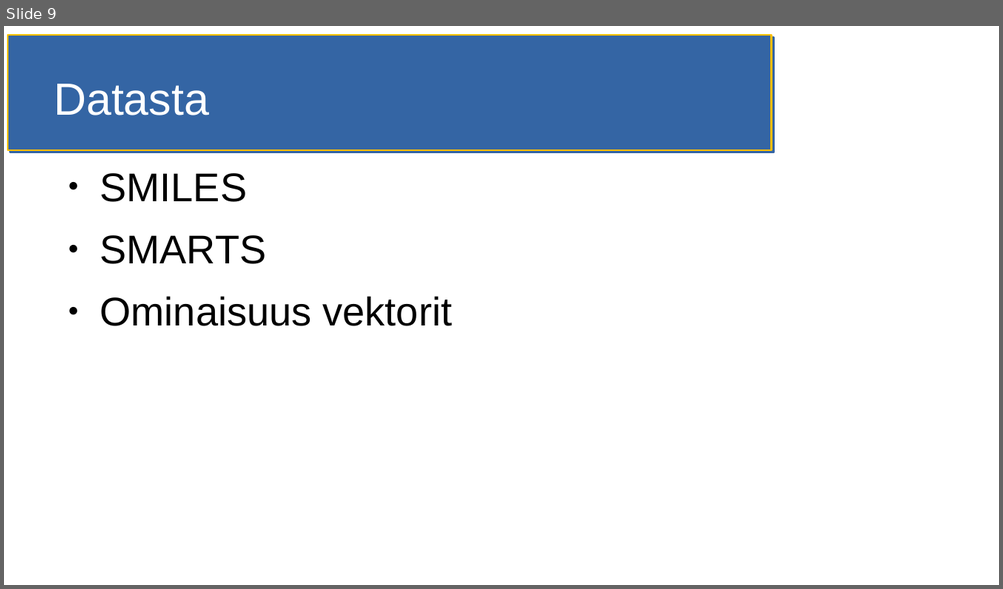
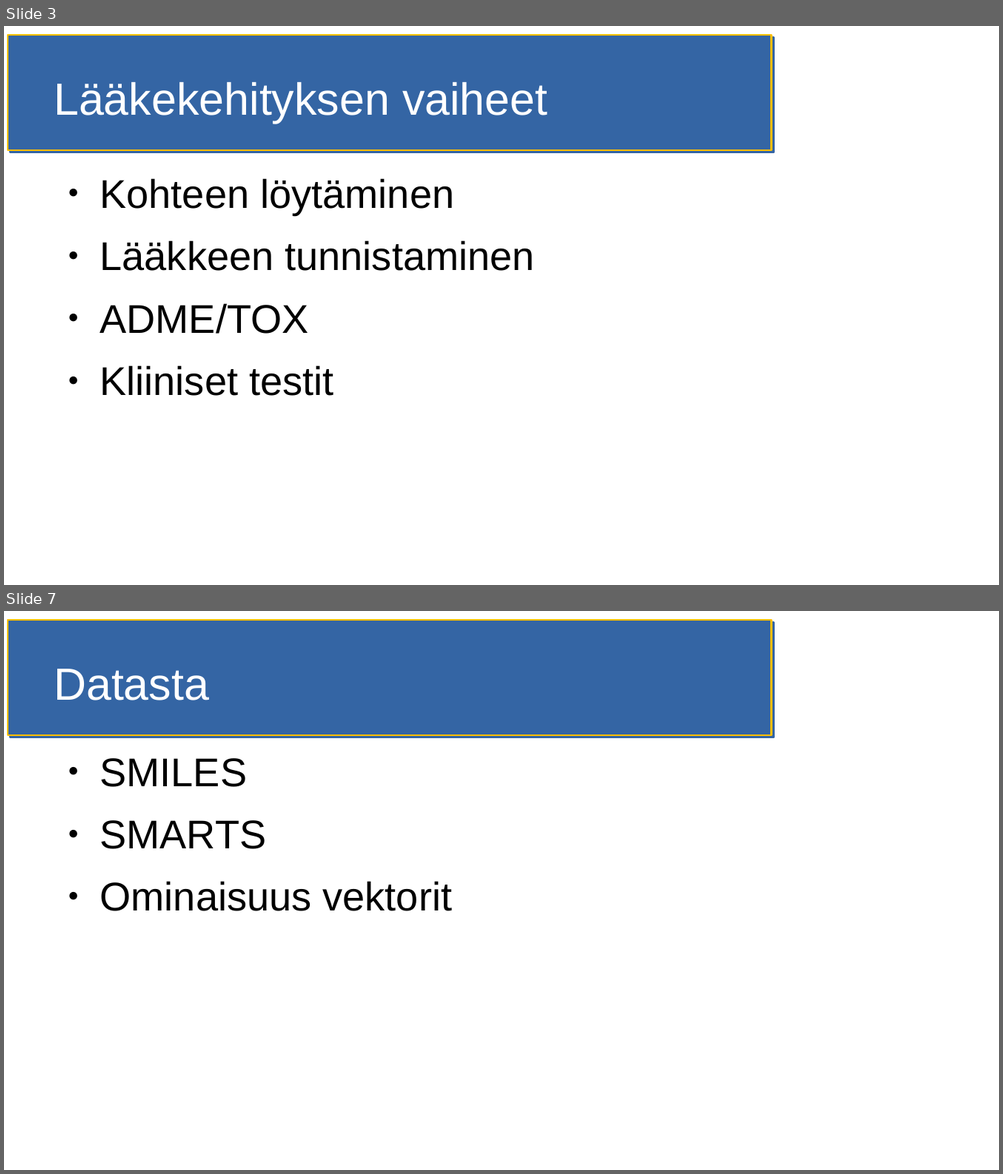
Before and after one commit to HegePI/kanditutkielma, a slide deck: esitelmä.odp. Shown one above the other, each under a label of ours: slide 9 before the commit, slides 3 and 7 after it; the slides between them are not shown. The pictures are 1003x589 and 1003x1174 pixels, drawn with LibreOffice and Linux fonts; fonts in the diff are those of the drawing. Boxes give left, top, right and bottom in pixels: in the first picture for what was removed or moved away, otherwise in the second. Text is boxed around its words. In the diff, an @@ line names an element or a change of style, - is before the commit and + after.

```diff
--- a/esitelmä.odp
+++ b/esitelmä.odp
@@ slide 3 added at [4,26,999,585], background #FFFFFF; not listed: 1 template element that a slide beside it also shows @@
@@ title added at [54,82,547,123], 36 pt, text #FFFFFF @@
+Lääkekehityksen vaiheet
@@ text added at [100,178,535,396], 32 pt, text #000000 @@
+● Kohteen löytäminen
+● Lääkkeen tunnistaminen
+● ADME/TOX
+● Kliiniset testit
@@ what was slide 9 is now slide 7 @@
```
Also in this commit, not shown: 4 slides changed, 4 other slides added, 4 slides removed, 5 other files.
